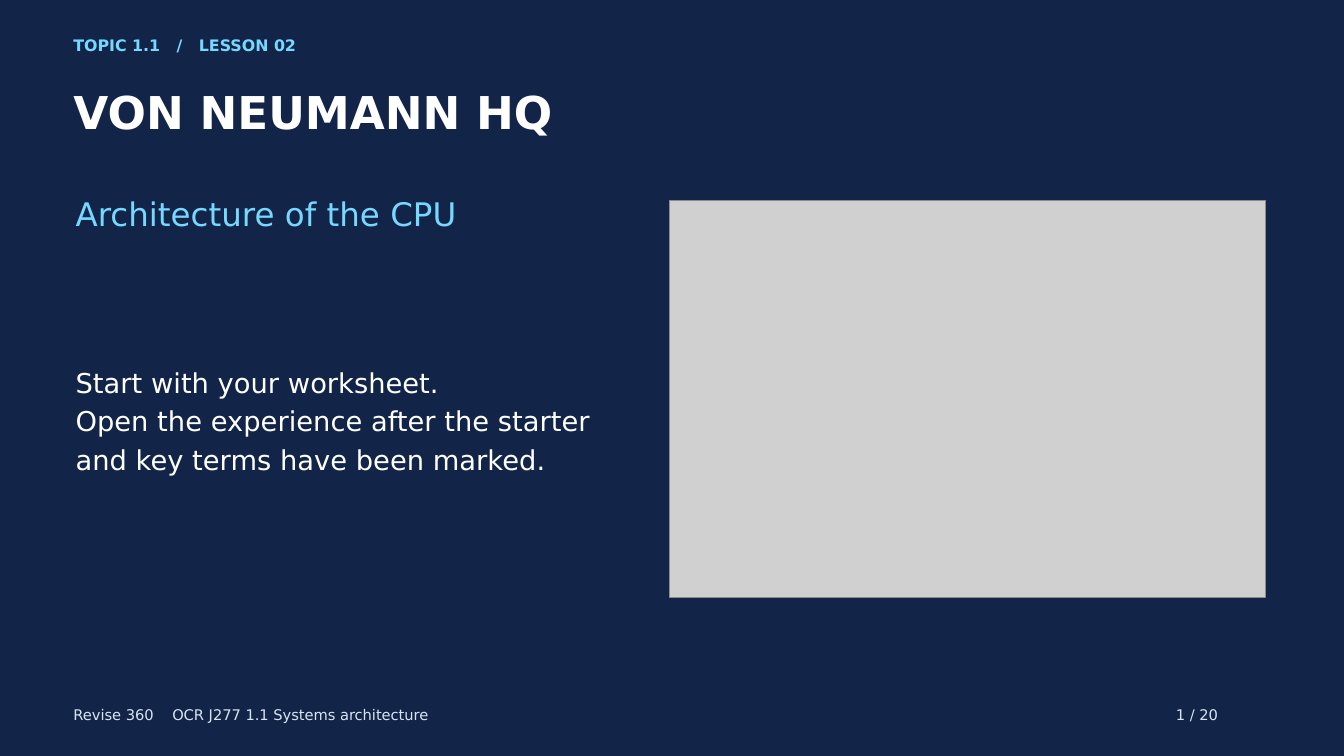
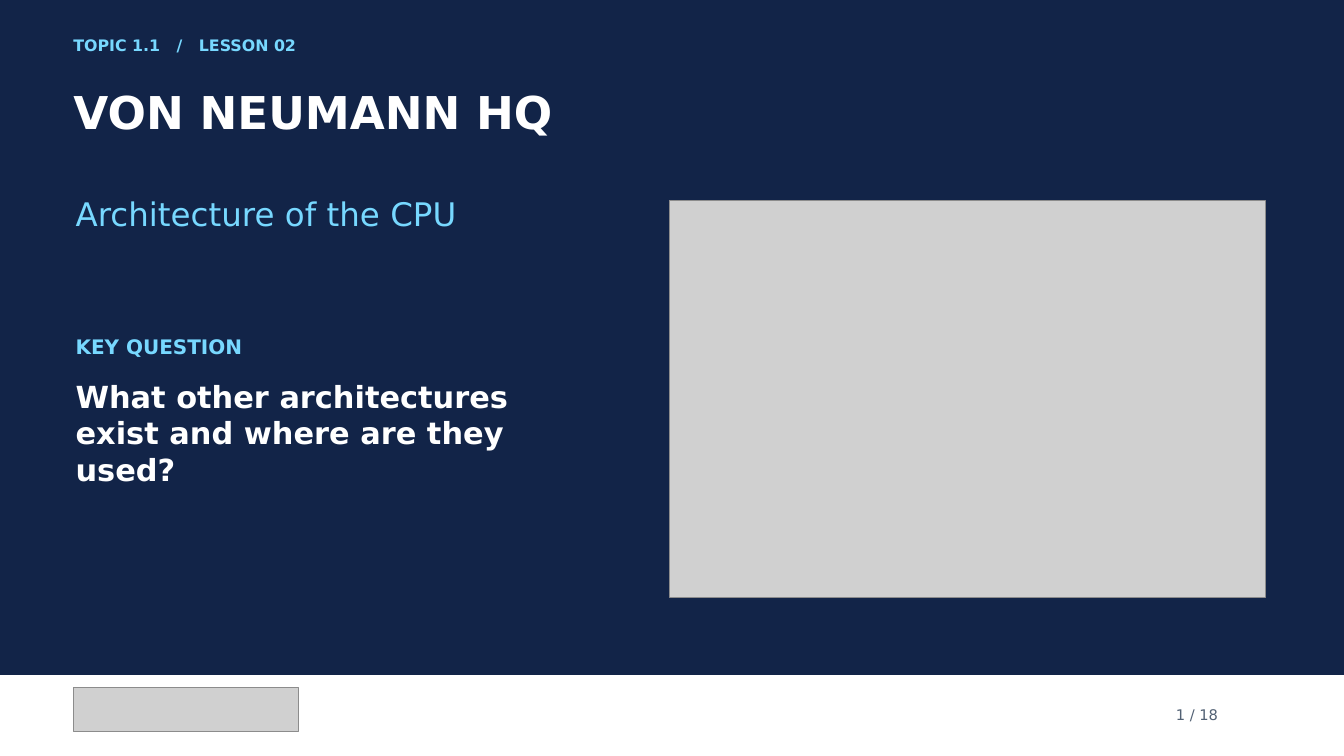
Before and after one commit to MrP-CS/Revise360, a slide deck: slide 1 of presentations/SA_L02_VonNeumannHQ_Lesson.pptx. Drawn at 1344x756 pixels with LibreOffice and Linux fonts; fonts in the diff are those of the drawing; grey boxes stand for pictures. Boxes give left, top, right and bottom in pixels: in the first picture for what was removed or moved away, otherwise in the second. Text is boxed around its words. In the diff, an @@ line names an element or a change of style, - is before the commit and + after.

```diff
--- a/presentations/SA_L02_VonNeumannHQ_Lesson.pptx
+++ b/presentations/SA_L02_VonNeumannHQ_Lesson.pptx
@@ text added at <box>76,339,242,357</box>, 14.2 pt, text #77D8FF, bold @@
+KEY QUESTION
@@ text removed at <box>76,372,590,476</box> @@
-Start with your worksheet.
-Open the experience after the starter and key terms have been marked.
@@ text added at <box>76,385,509,482</box>, 21.8 pt, text #FFFFFF, bold @@
+What other architectures exist and where are they used?
@@ rectangle added at <box>0,676,1344,756</box>, fill #FFFFFF @@
@@ picture added at <box>74,689,298,732</box> @@
@@ text removed at <box>73,709,428,723</box> @@
-Revise 360 OCR J277 1.1 Systems architecture
@@ text at <box>1176,709,1218,720</box>: text changed; text colour #D7E4F3 to #526174 @@
-1 / 20
+1 / 18
```
Also in this commit, not shown: 17 other slides changed, 2 slides removed, 4 other files.
